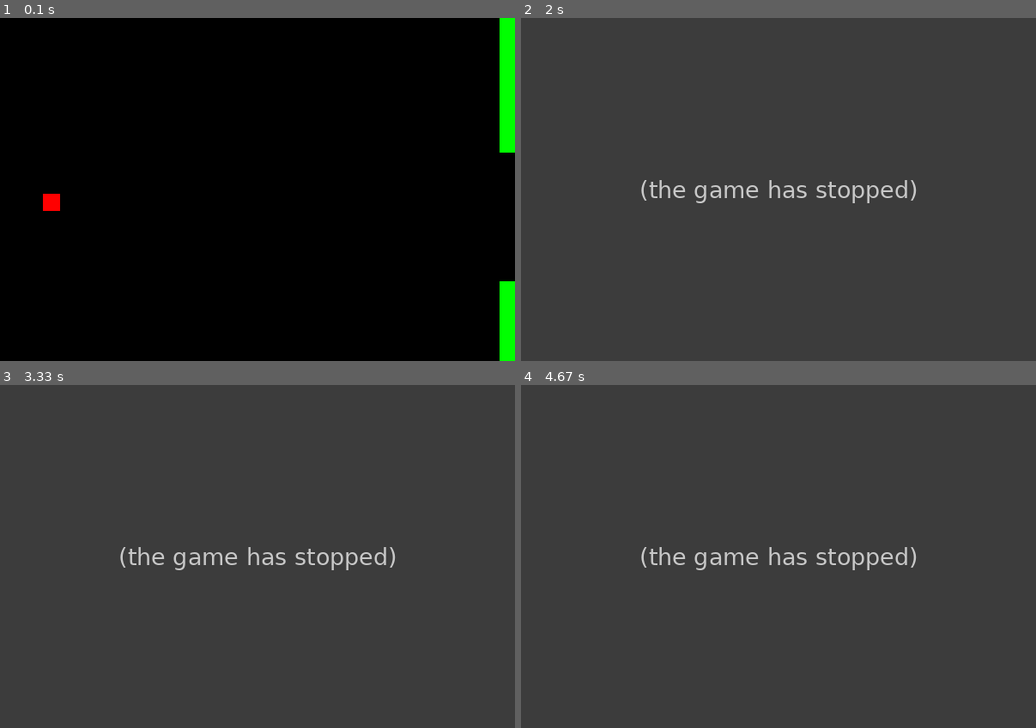
Above: before the commit, frames 1-4 (two rows, left to right).
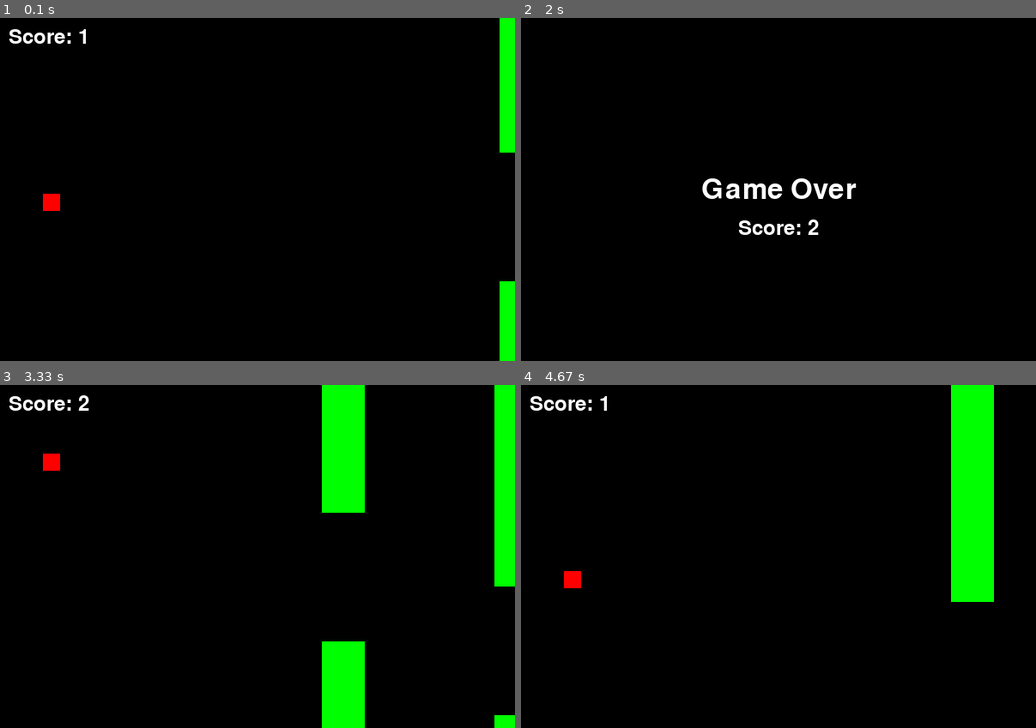
Above: after the commit, the same moments.

Repository: YashShelar04/PythonMiniProject
Game: pygame game, started from game.py
Two runs of this game, one before a commit and one after it. Both use one fixed random seed, a clock stepped at 60 frames per second and the inputs below.
Inputs:
- Up to frame 1 (0.1 s): no input
- Up to frame 2 (2 s): tap Space at 0.33, 0.73, 1.03, 1.23, 1.57, 1.87 s
- Up to frame 3 (3.33 s): tap Space at 2.07, 2.37, 2.63, 2.97, 3.27 s
- Up to frame 4 (4.67 s): tap Space at 3.4, 3.8, 4.1, 4.47 s

The runs differ from the first frame. In frame 1, 0.3% of the frame differs, in the area x 1-17%, y 3-8%; in frame 2, 100%; in frame 3, 100%; in frame 4, 100%, in the area x 0-100%, y 0-100%.
Before the commit the program exited at 1.98 s; later frames show no game.

Commit message:
updating the previous file

Diff:
--- a/game.py
+++ b/game.py
@@ -23,59 +23,90 @@
 bird_y = HEIGHT // 2
 bird_dy = 0
 pipes = []
+score = 0
 
 # Game loop
+game_over = False
 running = True
 while running:
-    # Handle events
-    for event in pygame.event.get():
-        if event.type == pygame.QUIT:
-            running = False
-        if event.type == pygame.KEYDOWN:
-            if event.key == pygame.K_SPACE:
-                bird_dy = JUMP
+    if not game_over:
+        # Handle events
+        for event in pygame.event.get():
+            if event.type == pygame.QUIT:
+                running = False
+            if event.type == pygame.KEYDOWN:
+                if event.key == pygame.K_SPACE:
+                    bird_dy = JUMP
 
-    # Update bird position
-    bird_dy += GRAVITY
-    bird_y += bird_dy
+        # Update bird position
+        bird_dy += GRAVITY
+        bird_y += bird_dy
 
-    # Generate new pipes
-    if len(pipes) == 0 or pipes[-1]['x'] < WIDTH - 200:
-        pipe_height = random.randint(50, 300)
-        pipes.append({'x': WIDTH, 'height': pipe_height})
+        # Generate new pipes
+        if len(pipes) == 0 or pipes[-1]['x'] < WIDTH - 200:
+            pipe_height = random.randint(50, 300)
+            pipes.append({'x': WIDTH, 'height': pipe_height})
+            score += 1  # Increase score when a new pipe is generated
 
-    # Move pipes to the left
-    for pipe in pipes:
-        pipe['x'] -= 3
+        # Move pipes to the left
+        for pipe in pipes:
+            pipe['x'] -= 3
 
-    # Remove off-screen pipes
-    pipes = [pipe for pipe in pipes if pipe['x'] > -PIPE_WIDTH]
+        # Remove off-screen pipes
+        pipes = [pipe for pipe in pipes if pipe['x'] > -PIPE_WIDTH]
 
-    # Check for collisions
-    for pipe in pipes:
-        if bird_x < pipe['x'] + PIPE_WIDTH and bird_x + BIRD_SIZE > pipe['x'] and (bird_y < pipe['height'] or bird_y + BIRD_SIZE > pipe['height'] + 150):
-            running = False
+        # Check for collisions
+        for pipe in pipes:
+            if bird_x < pipe['x'] + PIPE_WIDTH and bird_x + BIRD_SIZE > pipe['x'] and (bird_y < pipe['height'] or bird_y + BIRD_SIZE > pipe['height'] + 150):
+                game_over = True
 
-    # Check if bird is out of bounds
-    if bird_y < 0 or bird_y > HEIGHT - BIRD_SIZE:
-        running = False
+        # Check if bird is out of bounds
+        if bird_y < 0 or bird_y > HEIGHT - BIRD_SIZE:
+            game_over = True
 
-    # Clear the screen
-    screen.fill(BACKGROUND_COLOR)
+        # Clear the screen
+        screen.fill(BACKGROUND_COLOR)
 
-    # Draw pipes
-    for pipe in pipes:
-        pygame.draw.rect(screen, PIPE_COLOR, (pipe['x'], 0, PIPE_WIDTH, pipe['height']))
-        pygame.draw.rect(screen, PIPE_COLOR, (pipe['x'], pipe['height'] + 150, PIPE_WIDTH, HEIGHT - pipe['height'] - 150))
+        # Draw pipes
+        for pipe in pipes:
+            pygame.draw.rect(screen, PIPE_COLOR, (pipe['x'], 0, PIPE_WIDTH, pipe['height']))
+            pygame.draw.rect(screen, PIPE_COLOR, (pipe['x'], pipe['height'] + 150, PIPE_WIDTH, HEIGHT - pipe['height'] - 150))
 
-    # Draw bird
-    pygame.draw.rect(screen, BIRD_COLOR, (bird_x, bird_y, BIRD_SIZE, BIRD_SIZE))
+        # Draw bird
+        pygame.draw.rect(screen, BIRD_COLOR, (bird_x, bird_y, BIRD_SIZE, BIRD_SIZE))
 
-    # Update the display
-    pygame.display.flip()
+        # Draw score
+        font = pygame.font.Font(None, 36)
+        text = font.render(f"Score: {score}", True, (255, 255, 255))
+        screen.blit(text, (10, 10))
 
-    # Cap the frame rate
-    pygame.time.Clock().tick(60)
+        # Update the display
+        pygame.display.flip()
+
+        # Cap the frame rate
+        pygame.time.Clock().tick(60)
+    else:
+        # Display game over screen
+        screen.fill(BACKGROUND_COLOR)
+        font = pygame.font.Font(None, 48)
+        text = font.render("Game Over", True, (255, 255, 255))
+        screen.blit(text, (WIDTH // 2 - text.get_width() // 2, HEIGHT // 2 - text.get_height() // 2))
+        font = pygame.font.Font(None, 36)
+        score_text = font.render(f"Score: {score}", True, (255, 255, 255))
+        screen.blit(score_text, (WIDTH // 2 - score_text.get_width() // 2, HEIGHT // 2 + text.get_height()))
+        pygame.display.flip()
+
+        # Wait for a key press to restart the game
+        for event in pygame.event.get():
+            if event.type == pygame.QUIT:
+                running = False
+            if event.type == pygame.KEYDOWN:
+                if event.key == pygame.K_SPACE:
+                    bird_y = HEIGHT // 2
+                    bird_dy = 0
+                    pipes = []
+                    score = 0
+                    game_over = False
 
 # Quit Pygame
 pygame.quit()
